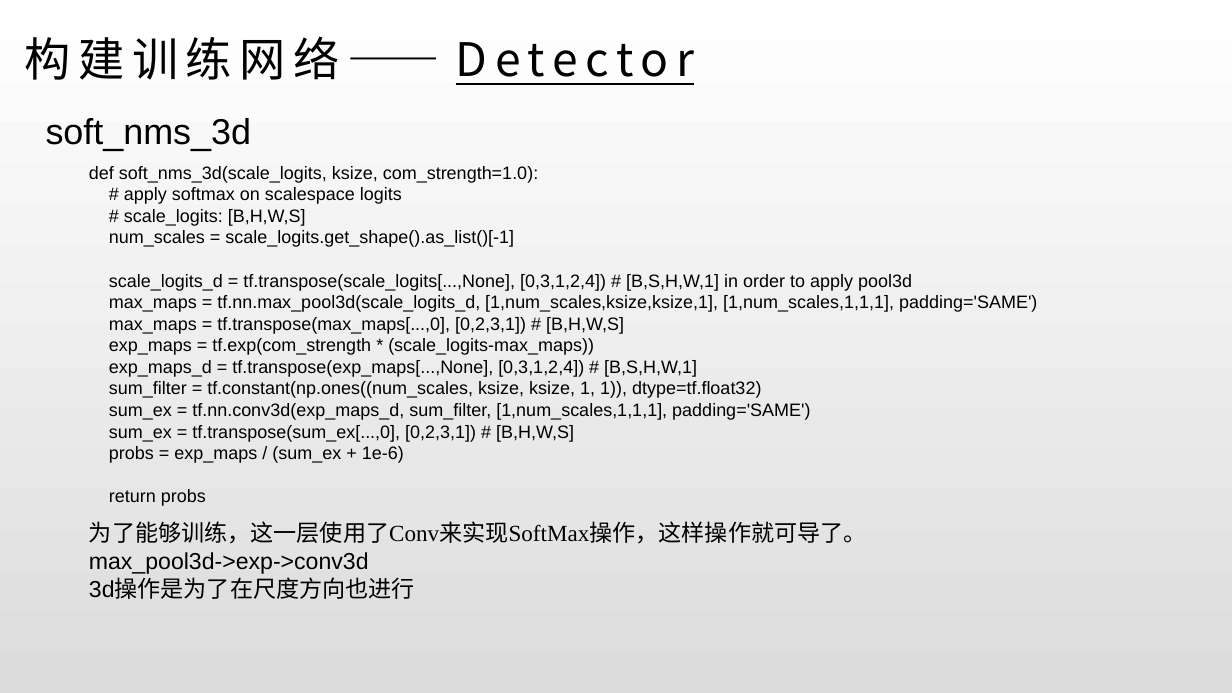
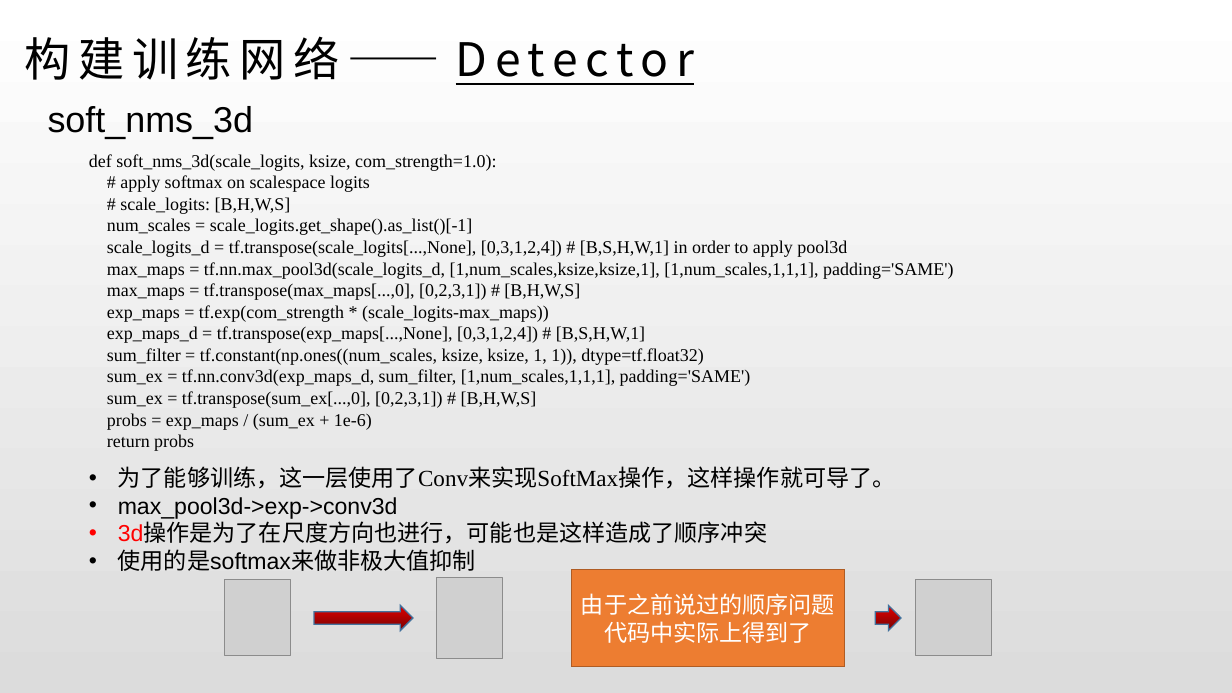
Before and after one commit to iamwangyabin/Awesome-Papers, a slide deck: slide 19 of paper/LF.pptx (slide 14 before the commit). Drawn at 1232x693 pixels with LibreOffice and Linux fonts; fonts in the diff are those of the drawing; grey boxes stand for pictures. Boxes give left, top, right and bottom in pixels: in the first picture for what was removed or moved away, otherwise in the second. Text is boxed around its words. In the diff, an @@ line names an element or a change of style, - is before the commit and + after.

```diff
--- a/paper/LF.pptx
+++ b/paper/LF.pptx
@@ text "soft_nms_3d": place and size @@
-text "soft_nms_3d" at [46,118,251,151]
+text "soft_nms_3d" at [48,106,253,139]
@@ text "def soft_nms_3d(scale_logits, ksize, com_strength=1.0):": place and size @@
-text "def soft_nms_3d(scale_logits, ksize, com_strength=1.0):" at [89,166,1037,506]
+text "def soft_nms_3d(scale_logits, ksize, com_strength=1.0):" at [89,154,954,451]
@@ text "def soft_nms_3d(scale_logits, ksize, com_strength=1.0):" at [89,154,954,451]: font Arial to Times New Roman @@
@@ text "为了能够训练，这一层使用了Conv来实现SoftMax操作，这样操作就可导了。": place and size @@
-text "为了能够训练，这一层使用了Conv来实现SoftMax操作，这样操作就可导了。" at [89,521,867,599]
+text "为了能够训练，这一层使用了Conv来实现SoftMax操作，这样操作就可导了。" at [118,466,896,571]
@@ text at [118,466,896,519]: bullet none to • @@
@@ text at [118,523,767,571]: text changed @@
-3d操作是为了在尺度方向也进行
+• 3d操作是为了在尺度方向也进行，可能也是这样造成了顺序冲突
+• 使用的是softmax来做非极大值抑制
@@ rectangle added at [572,569,845,666], fill #ED7D31, outline #AF5C24 1 pt, 18 pt, text #FFFFFF @@
+由于之前说过的顺序问题
+代码中实际上得到了
@@ picture added at [225,580,291,656] @@
@@ picture added at [436,578,503,659] @@
@@ picture added at [916,580,992,656] @@
@@ right arrow added at [314,605,413,630], fill gradient #E30000 to #760303, outline #43739E 1 pt @@
@@ right arrow added at [875,605,901,630], fill gradient #E30000 to #760303, outline #43739E 1 pt @@
```
Also in this commit, not shown: 7 other slides changed, 14 slides added.
